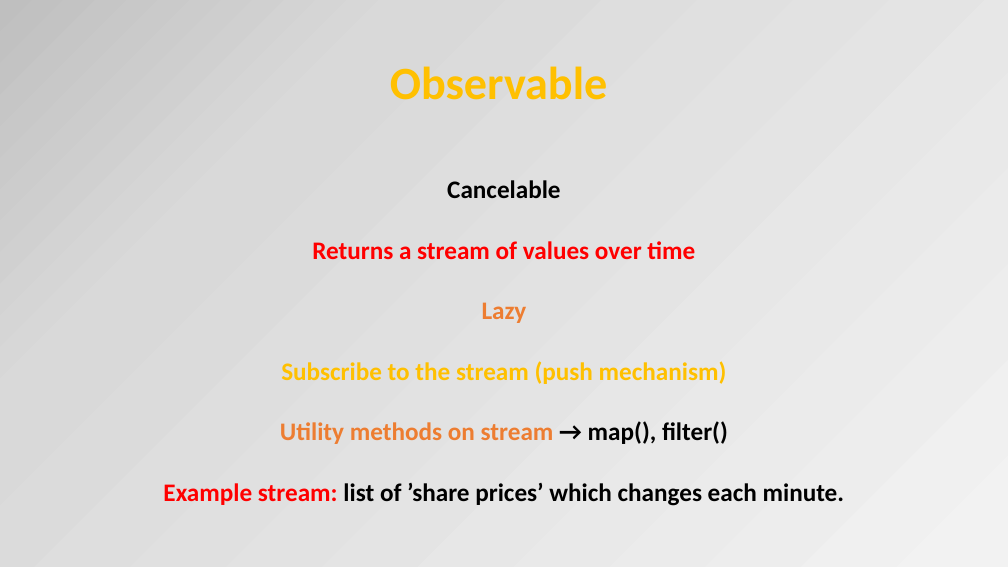
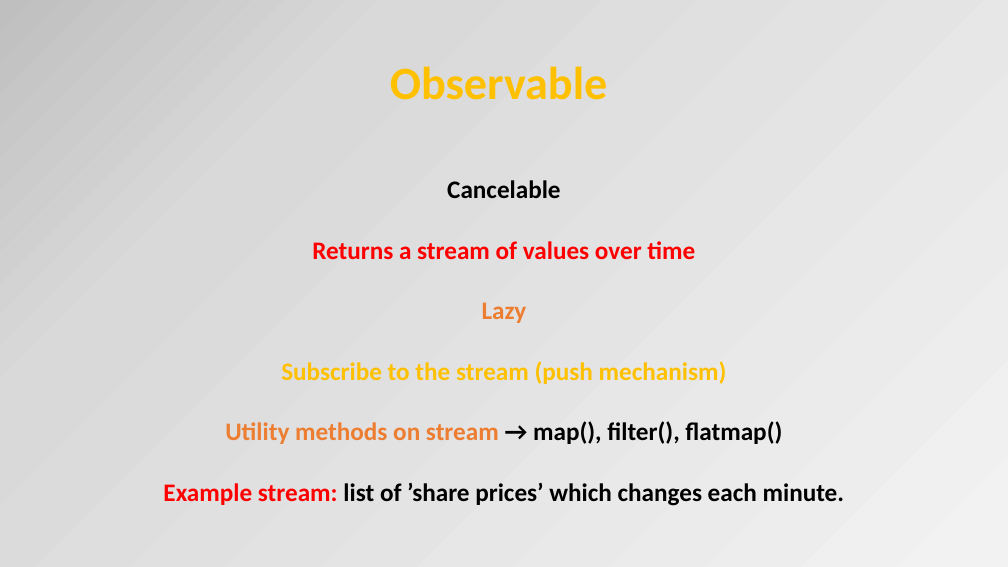
Before and after one commit to petereijgermans11/workshop-reactjs-angular, a slide deck: slide 23 of Angular2.pptx. Drawn at 1008x567 pixels with LibreOffice and Linux fonts; fonts in the diff are those of the drawing. Boxes give left, top, right and bottom in pixels: in the first picture for what was removed or moved away, otherwise in the second. Text is boxed around its words. In the diff, an @@ line names an element or a change of style, - is before the commit and + after.

```diff
--- a/Angular2.pptx
+++ b/Angular2.pptx
@@ text at bbox=[225, 421, 782, 444]: text changed; text colour #ED7D31 to #000000 @@
-Utility methods on stream → map(), filter()
+Utility methods on stream → map(), filter(), flatmap()
```
Also in this commit, not shown: 5 other slides changed, 1 other file.
